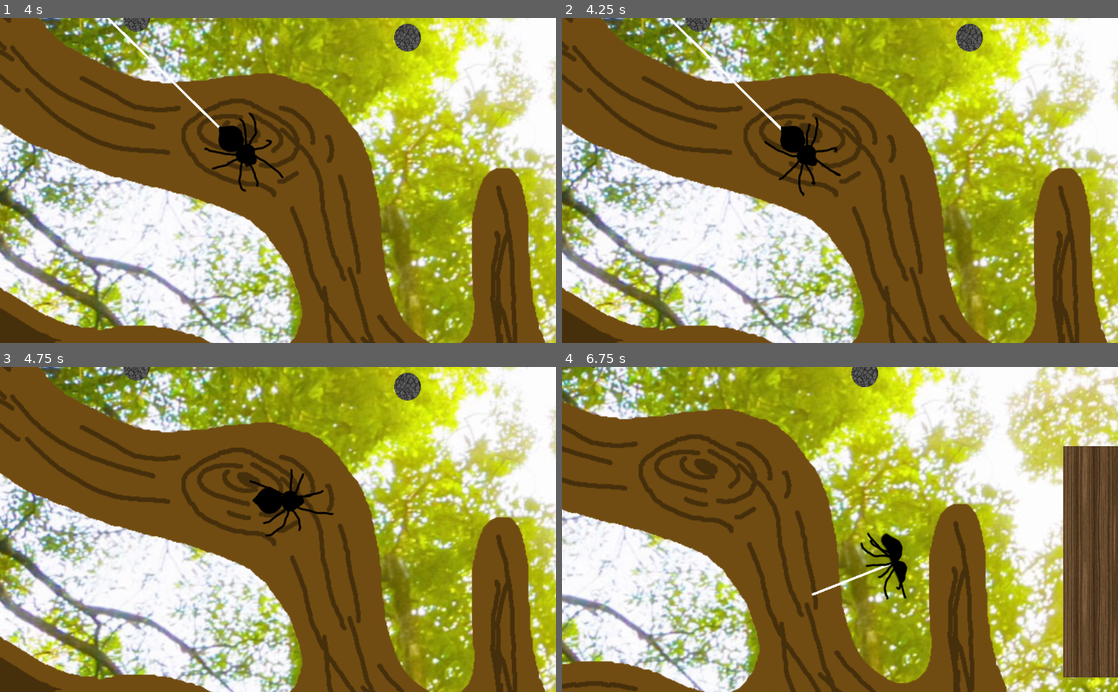
Above: before the commit, frames 1-4 (two rows, left to right).
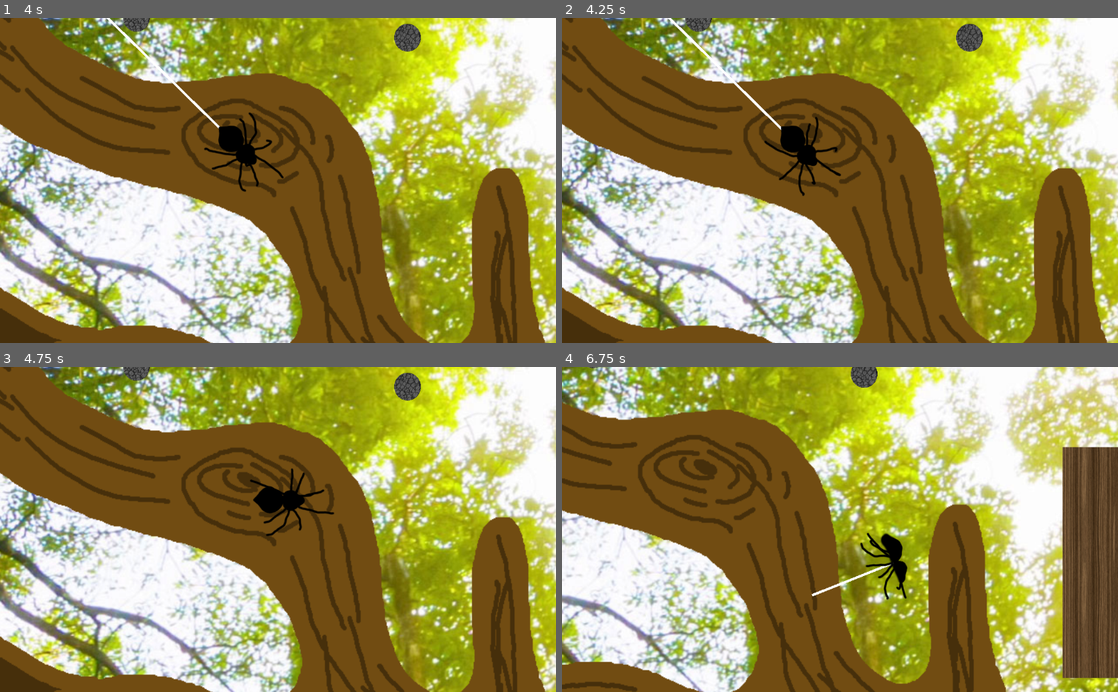
Above: after the commit, the same moments.

Repository: MarmotaGames/aracnotopia
Game: Godot game, scene res://levels/main/main.tscn
The game is run twice, just before and just after one commit, with the same random seed, the same clock (stepped at 60 frames per second) and the same inputs.
Inputs (mouse positions are in pixels of both pictures, inside the frame that each line leads up to):
- Up to frame 1 (4 s): tap Enter at 0.5 s; move the mouse to (250, 245) at 0.52 s; press the mouse at (250, 245) at 0.53 s; hold Up (ui_up) 0.53-2.03 s; move the mouse to (444, 229) at 1.27 s; release the mouse at (444, 229) at 1.28 s; tap Ctrl (attachOrDetachFromArea) at 1.35 s; click (444, 229) at 1.55 s; move the mouse to (111, 131) at 2.02 s; press the mouse at (111, 131) at 2.03 s; hold Left (ui_left) 2.03-3.53 s; tap L (dropFromWeb) at 2.1 s; move the mouse to (305, 180) at 2.77 s; release the mouse at (305, 180) at 2.78 s; click (305, 180) at 2.85 s; move the mouse to (194, 99) at 3.52 s; press the mouse at (194, 99) at 3.53 s; hold Down (ui_down) from 3.53 s (still down)
- Up to frame 2 (4.25 s): keep holding Down (ui_down)
- Up to frame 3 (4.75 s): move the mouse to (400, 513) at 4.27 s; release Down (ui_down) at 4.28 s; release the mouse at (400, 513) at 4.28 s; hold Right (ui_right) from 4.28 s (still down); tap Ctrl (attachOrDetachFromArea) at 4.35 s; click (400, 513) at 4.55 s
- Up to frame 4 (6.75 s): move the mouse to (728, 545) at 5.02 s; release Right (ui_right) at 5.03 s; press the mouse at (728, 545) at 5.03 s; hold Up (ui_up) 5.03-5.78 s; tap L (dropFromWeb) at 5.1 s; move the mouse to (895, 458) at 5.77 s; release the mouse at (895, 458) at 5.78 s; hold Right (ui_right) from 5.78 s (still down); click (895, 458) at 5.85 s; move the mouse to (812, 594) at 6.52 s; press the mouse at (812, 594) at 6.53 s

Frame 1 is identical in both runs. In frame 2, less than 0.1% of the frame differs, in the area x 21-51%, y 2-54%; in frame 3, 0.2%; in frame 4, 9.2%, in the area x 0-100%, y 0-100%.

Commit message:
Refactor some of the code in physics_process

Diff:
--- a/GodotProject/player/Player_rigido.gd
+++ b/GodotProject/player/Player_rigido.gd
@@ -69,29 +69,17 @@
 func _physics_process(delta):
 	keepWebRotationWhenAttaching()
 	disableCollisionIfOnWeb()
+	setCollisionRotation()
 
 	if fall:
-		$SpiderCollisionShape.rotation_degrees = 90
-		$SpiderFallingArea/CollisionShape2D.rotation_degrees = 90
-		$AnimatedSprite/SpiderArea/CollisionShape2D.rotation_degrees = 90
-
-		var sinal
-		if linear_velocity.x > 0:
-			sinal = 1
-		elif linear_velocity.x < 0:
-			sinal = -1
-		else:
-			sinal = 0
-		set_angular_velocity(5*sinal) #determina rodopio da aranha ao cair
-		gravity_scale = 16
+		setSpiderAngularVelocity()
+
 
 	if fall or spiderIsLaunchingWeb:
 		resetInput()
 
 	elif not spiderOnWeb:
-		$SpiderCollisionShape.rotation_degrees = 0
-		$SpiderFallingArea/CollisionShape2D.rotation_degrees = 0
-		$AnimatedSprite/SpiderArea/CollisionShape2D.rotation_degrees = 0
+
 
 		gravity_scale = 0
 		fallInit = true
@@ -133,7 +121,6 @@
 				webNode.hide()
 
 				var webPosition = self.global_position
-				webPosition.y -= 56
 				webNode.set_global_position(webPosition)
 
 				webNode.set_gravity_scale(0)
@@ -287,3 +274,26 @@
 func keepWebRotationWhenAttaching():
 	if justAttached:
 		self.rotation_degrees = lastWebRotationDegrees
+
+func setSpiderAngularVelocity():
+	if fall:
+		var sinal
+		if self.linear_velocity.x > 0:
+			sinal = 1
+		elif self.linear_velocity.x < 0:
+			sinal = -1
+		else:
+			sinal = 0
+		self.set_angular_velocity(5*sinal) #determina rodopio da aranha ao cair
+		self.gravity_scale = 16
+
+func setCollisionRotation():
+	if fall:
+		$SpiderCollisionShape.rotation_degrees = 90
+		$SpiderFallingArea/CollisionShape2D.rotation_degrees = 90
+		$AnimatedSprite/SpiderArea/CollisionShape2D.rotation_degrees = 90
+
+	elif not spiderOnWeb:
+		$SpiderCollisionShape.rotation_degrees = 0
+		$SpiderFallingArea/CollisionShape2D.rotation_degrees = 0
+		$AnimatedSprite/SpiderArea/CollisionShape2D.rotation_degrees = 0
